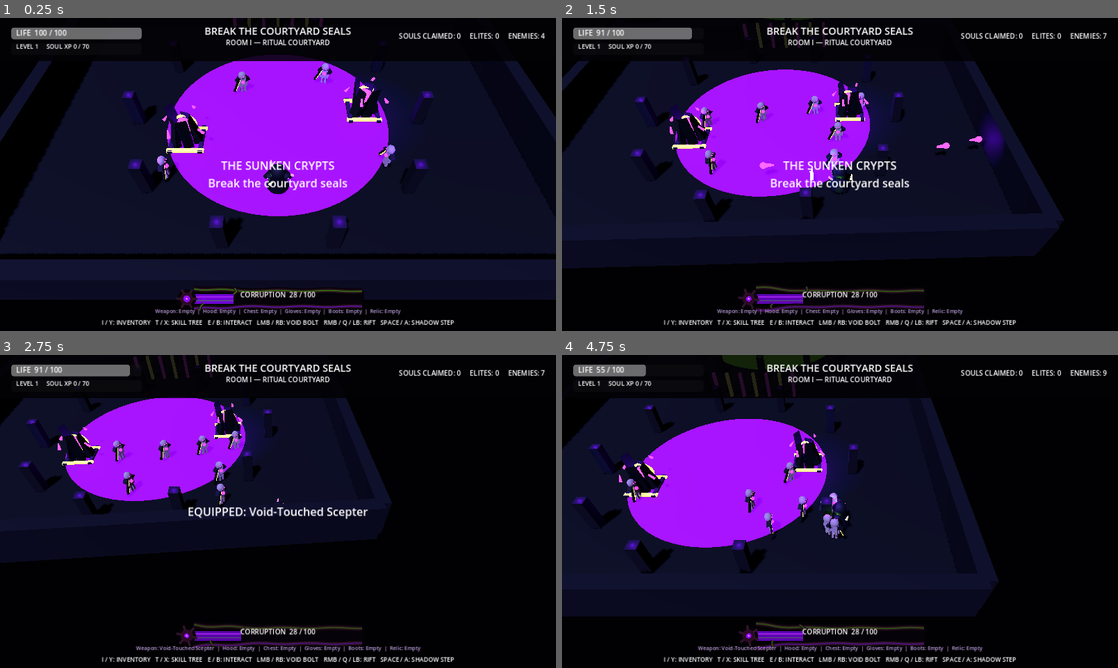
Above: before the commit, frames 1-4 (two rows, left to right).
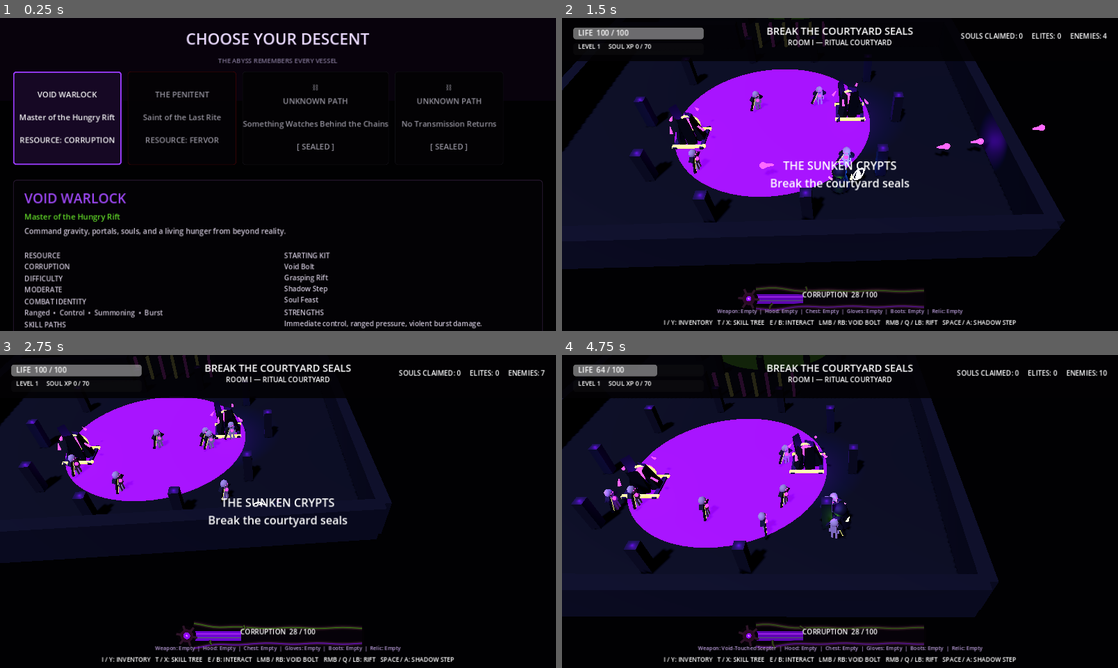
Above: after the commit, the same moments.

Repository: D3MISEarch/ABYSSFALL
Game: Godot game, scene res://main.tscn
Two runs of this game, one before a commit and one after it. Both use one fixed random seed, a clock stepped at 60 frames per second and the inputs below.
Inputs (mouse positions are in pixels of both pictures, inside the frame that each line leads up to):
- Up to frame 1 (0.25 s): no input
- Up to frame 2 (1.5 s): tap Enter (ui_accept) at 0.5, 0.77 s; move the mouse to (962, 158) at 0.52 s; press the mouse at (962, 158) at 0.53 s; hold D (move_right, bound only before the commit) 0.53-1.28 s; move the mouse to (728, 190) at 1.27 s; release the mouse at (728, 190) at 1.28 s; hold S (move_back) from 1.28 s (still down); tap 1 (choose_1) at 1.35 s
- Up to frame 3 (2.75 s): tap Enter (ui_accept) at 1.52 s; move the mouse to (333, 442) at 2.02 s; release S (move_back) at 2.03 s; hold D (move_right) from 2.03 s (still down); tap 2 (choose_2) at 2.1 s
- Up to frame 4 (4.75 s): move the mouse to (812, 574) at 2.77 s; release D (move_right) at 2.78 s; hold W (move_forward) 2.78-3.53 s; tap 3 (choose_3) at 2.85 s; click (812, 574) at 2.92 s; tap Enter (ui_accept) at 3.02, 3.77, 4.52 s; move the mouse to (1006, 558) at 3.52 s; hold A (move_left) from 3.53 s (still down); tap Space (dodge) at 3.6 s; move the mouse to (673, 464) at 4.27 s; tap E (interact) at 4.35 s

The runs differ from the first frame. In frame 1, 68% of the frame differs, in the area x 0-100%, y 0-100%; in frame 2, 2.3%; in frame 3, 3.8%; in frame 4, 2.6%.

Commit message:
Make class selection the main boot scene

Diff:
--- a/main.tscn
+++ b/main.tscn
@@ -1,6 +1,6 @@
 [gd_scene load_steps=2 format=3]
 
-[ext_resource type="Script" path="res://scripts/multiclass_main.gd" id="1_main"]
+[ext_resource type="Script" path="res://scripts/boot.gd" id="1_boot"]
 
-[node name="AbyssFallV04" type="Node3D"]
-script = ExtResource("1_main")
+[node name="AbyssFallBoot" type="Node"]
+script = ExtResource("1_boot")
